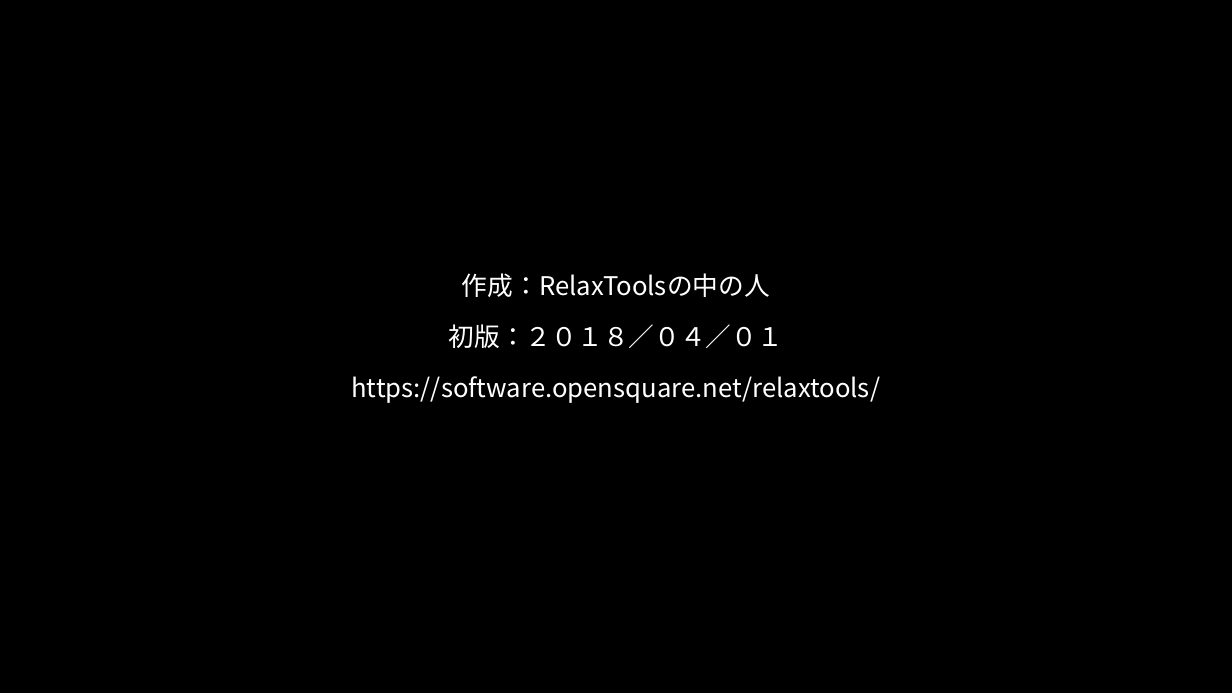
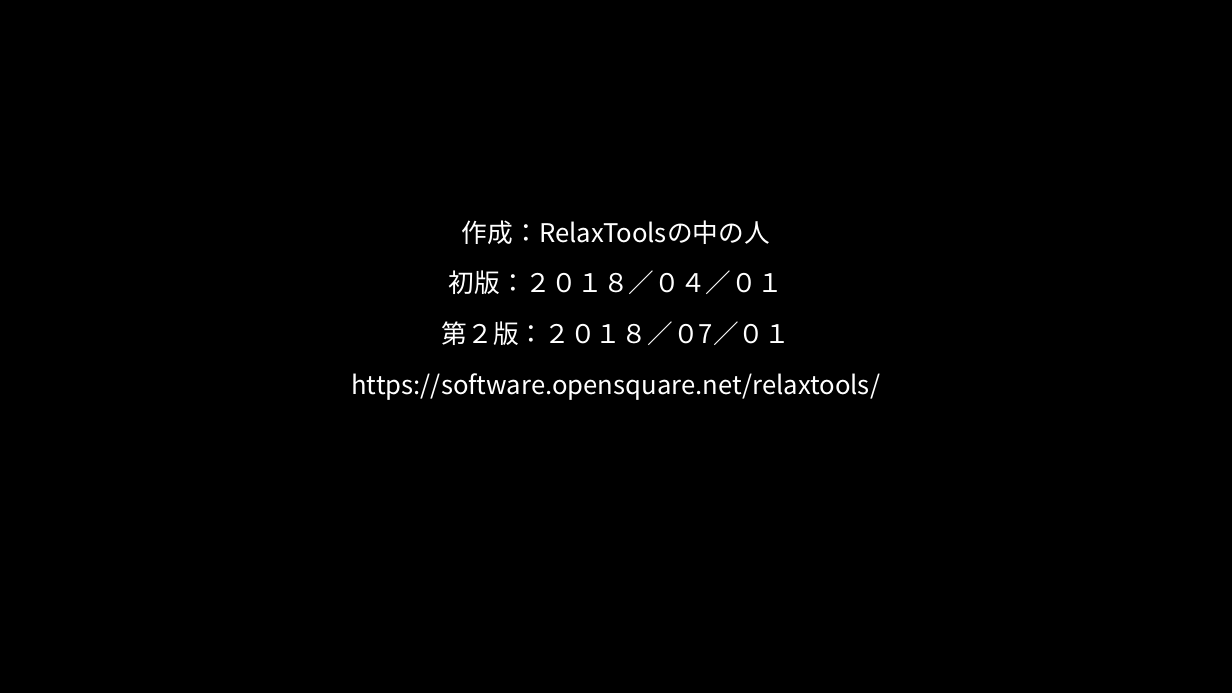
Before and after one commit to RelaxTools/RelaxTools-Addin, a slide deck: slide 22 of RelaxTools.pptx. Drawn at 1232x693 pixels with LibreOffice and Linux fonts; fonts in the diff are those of the drawing; background and template pictures are left out. Boxes give left, top, right and bottom in pixels: in the first picture for what was removed or moved away, otherwise in the second. Text is boxed around its words. In the diff, an @@ line names an element or a change of style, - is before the commit and + after.

```diff
--- a/RelaxTools.pptx
+++ b/RelaxTools.pptx
@@ text "作成：RelaxToolsの中の人": place and size @@
-text "作成：RelaxToolsの中の人" at box(351, 273, 880, 403)
+text "作成：RelaxToolsの中の人" at box(351, 220, 880, 400)
@@ text at box(442, 321, 791, 345): paragraph added @@
+第２版：２０１８／０7／０１
```
Also in this commit, not shown: 3 other slides changed.
